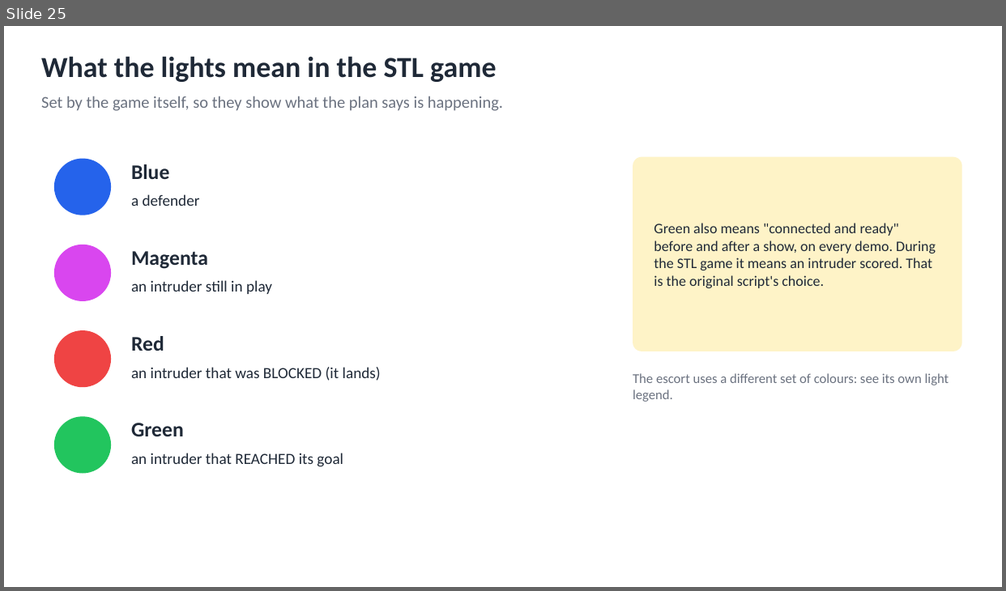
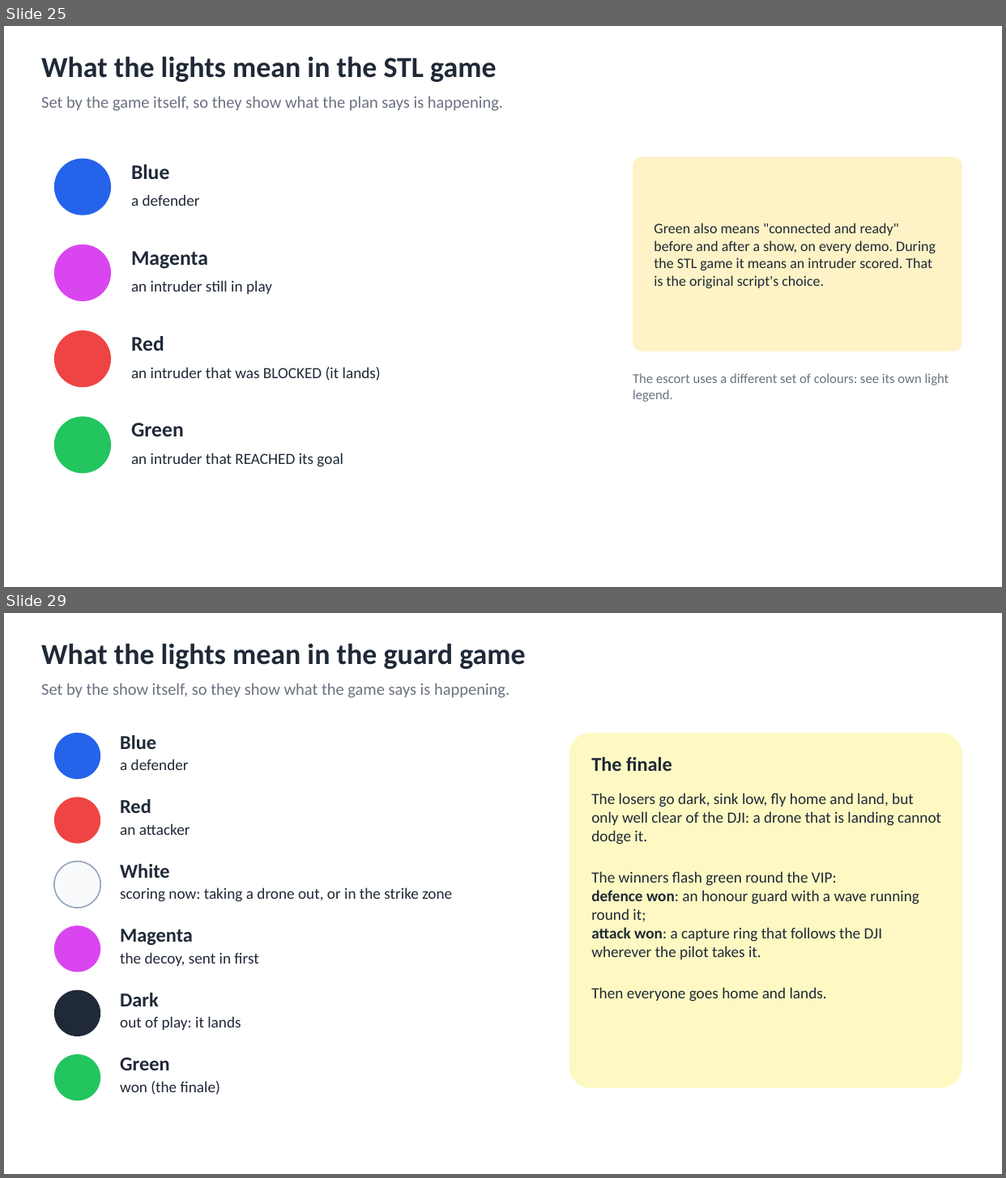
Before and after one commit to AI-DA-STC/CrazySwarm2-with-Mocap_Strike-and-Guard, a slide deck: docs/diagrams/strike-and-guard-diagrams.pptx. Shown one above the other, each under a label of ours: slide 25 before the commit, slides 25 and 29 after it; the slides between them are not shown. The pictures are 1006x591 and 1006x1178 pixels, drawn with LibreOffice and Linux fonts; fonts in the diff are those of the drawing. Boxes give left, top, right and bottom in pixels: in the first picture for what was removed or moved away, otherwise in the second. Text is boxed around its words. In the diff, an @@ line names an element or a change of style, - is before the commit and + after.

```diff
--- a/docs/diagrams/strike-and-guard-diagrams.pptx
+++ b/docs/diagrams/strike-and-guard-diagrams.pptx
@@ slide 29 added at bbox=[4, 613, 1002, 1174], background #FFFFFF @@
@@ text added at bbox=[41, 643, 525, 669], 28 pt, text #1F2937, bold @@
+What the lights mean in the guard game
@@ text added at bbox=[41, 683, 509, 698], 16 pt, text #6B7280 @@
+Set by the show itself, so they show what the game says is happening.
@@ ellipse added at bbox=[54, 733, 100, 779], fill #2563EB @@
@@ rounded rectangle added at bbox=[569, 733, 962, 1088], fill #FEF9C3 @@
@@ text added at bbox=[120, 735, 156, 749], 19 pt, text #1F2937, bold @@
+Blue
@@ text added at bbox=[591, 757, 672, 771], 19 pt, text #1F2937, bold @@
+The finale
@@ text added at bbox=[120, 759, 189, 770], 15 pt, text #1F2937 @@
+a defender
@@ ellipse added at bbox=[54, 797, 100, 844], fill #EF4444 @@
@@ text added at bbox=[120, 799, 151, 813], 19 pt, text #1F2937, bold @@
+Red
@@ text added at bbox=[591, 793, 941, 1002], 15 pt, text #1F2937 @@
+The losers go dark, sink low, fly home and land, but only well clear of the DJI: a drone that is landing cannot dodge it.
+The winners flash green round the VIP:
+defence won: an honour guard with a wave running round it;
+attack won: a capture ring that follows the DJI wherever the pilot takes it.
+Then everyone goes home and lands.
@@ text added at bbox=[120, 824, 190, 835], 15 pt, text #1F2937 @@
+an attacker
@@ ellipse added at bbox=[54, 862, 100, 908], fill #F8FAFC, outline #94A3B8 1.25 pt @@
@@ text added at bbox=[120, 864, 169, 878], 19 pt, text #1F2937, bold @@
+White
@@ text added at bbox=[120, 888, 452, 902], 15 pt, text #1F2937 @@
+scoring now: taking a drone out, or in the strike zone
@@ ellipse added at bbox=[54, 926, 100, 973], fill #D946EF @@
@@ text added at bbox=[120, 929, 193, 945], 19 pt, text #1F2937, bold @@
+Magenta
@@ text added at bbox=[120, 952, 258, 966], 15 pt, text #1F2937 @@
+the decoy, sent in first
@@ ellipse added at bbox=[54, 990, 100, 1037], fill #1F2937 @@
@@ text added at bbox=[120, 993, 159, 1007], 19 pt, text #1F2937, bold @@
+Dark
@@ text added at bbox=[120, 1016, 241, 1030], 15 pt, text #1F2937 @@
+out of play: it lands
@@ ellipse added at bbox=[54, 1054, 100, 1101], fill #22C55E @@
@@ text added at bbox=[120, 1058, 169, 1071], 19 pt, text #1F2937, bold @@
+Green
@@ text added at bbox=[120, 1081, 220, 1095], 15 pt, text #1F2937 @@
+won (the finale)
```
Also in this commit, not shown: 4 other slides added, 9 other files.
